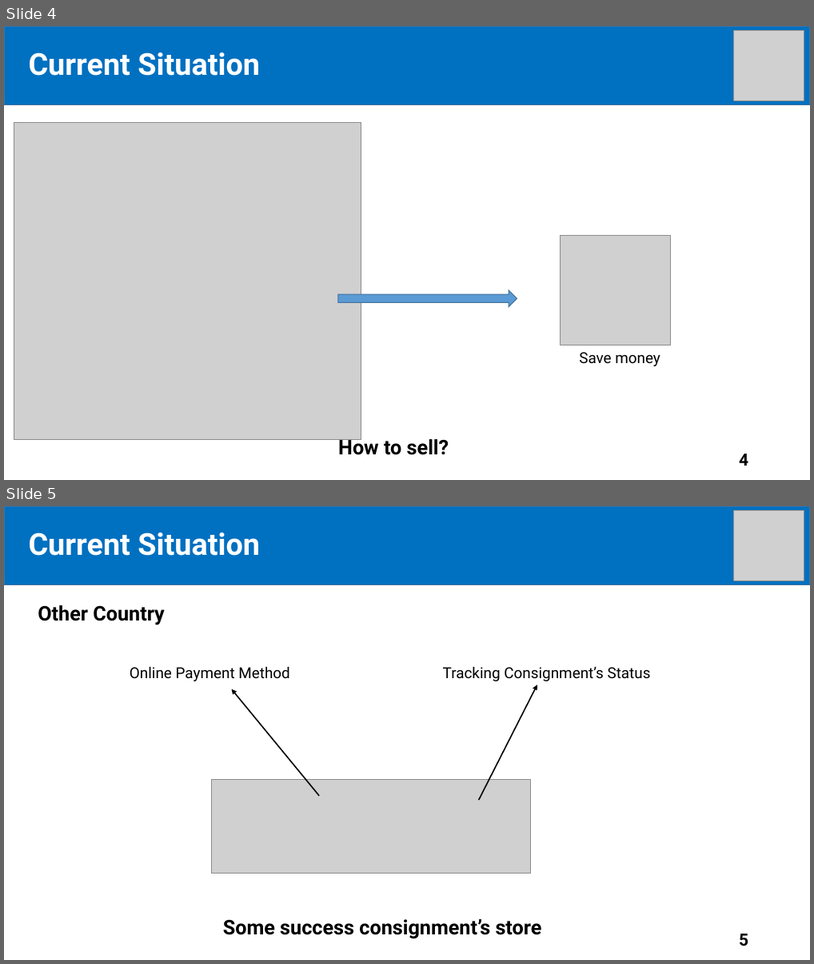
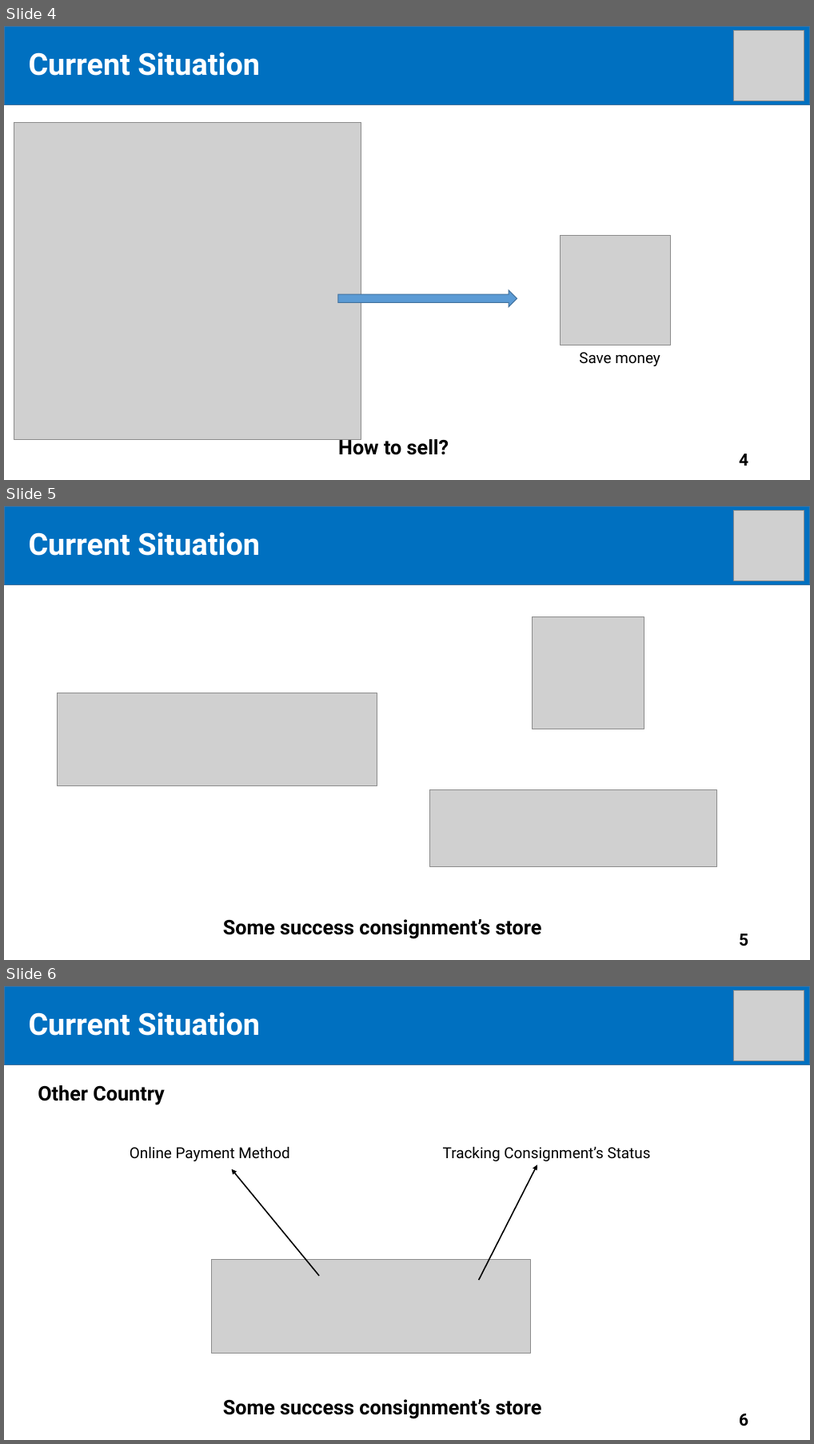
Before and after one commit to tiendan3108/CP, a slide deck: Source/Presentation/PreFinalPresentation.pptx. Shown one above the other, each under a label of ours: slides 4 and 5 before the commit, slides 4, 5 and 6 after it. The pictures are 814x964 and 814x1444 pixels, drawn with LibreOffice and Linux fonts; fonts in the diff are those of the drawing; grey boxes stand for pictures. Boxes give left, top, right and bottom in pixels: in the first picture for what was removed or moved away, otherwise in the second. Text is boxed around its words. In the diff, an @@ line names an element or a change of style, - is before the commit and + after.

```diff
--- a/Source/Presentation/PreFinalPresentation.pptx
+++ b/Source/Presentation/PreFinalPresentation.pptx
@@ slide 5 added at <box>4,506,810,960</box>, background #FFFFFF @@
@@ rectangle added at <box>4,506,810,584</box>, fill #0070C0, outline #43739E 1 pt @@
@@ picture added at <box>734,510,804,580</box> @@
@@ text added at <box>29,532,260,556</box>, 36 pt, text #FFFFFF, bold @@
+Current Situation
@@ title added at <box>35,536,154,556</box>, 44 pt, text #FFFFFF, bold @@
+Outline
@@ picture added at <box>532,617,644,729</box> @@
@@ picture added at <box>58,693,377,786</box> @@
@@ picture added at <box>430,790,718,867</box> @@
@@ text added at <box>223,919,542,939</box>, 24 pt, text #000000, bold @@
+Some success consignment’s store
@@ page number added at <box>739,933,749,946</box>, 20 pt, text #000000, bold @@
+5
@@ what was slide 5 is now slide 6 @@
@@ page number at <box>739,1413,749,1426</box>: text changed @@
-5
+6
```
Also in this commit, not shown: 2 slides changed.
